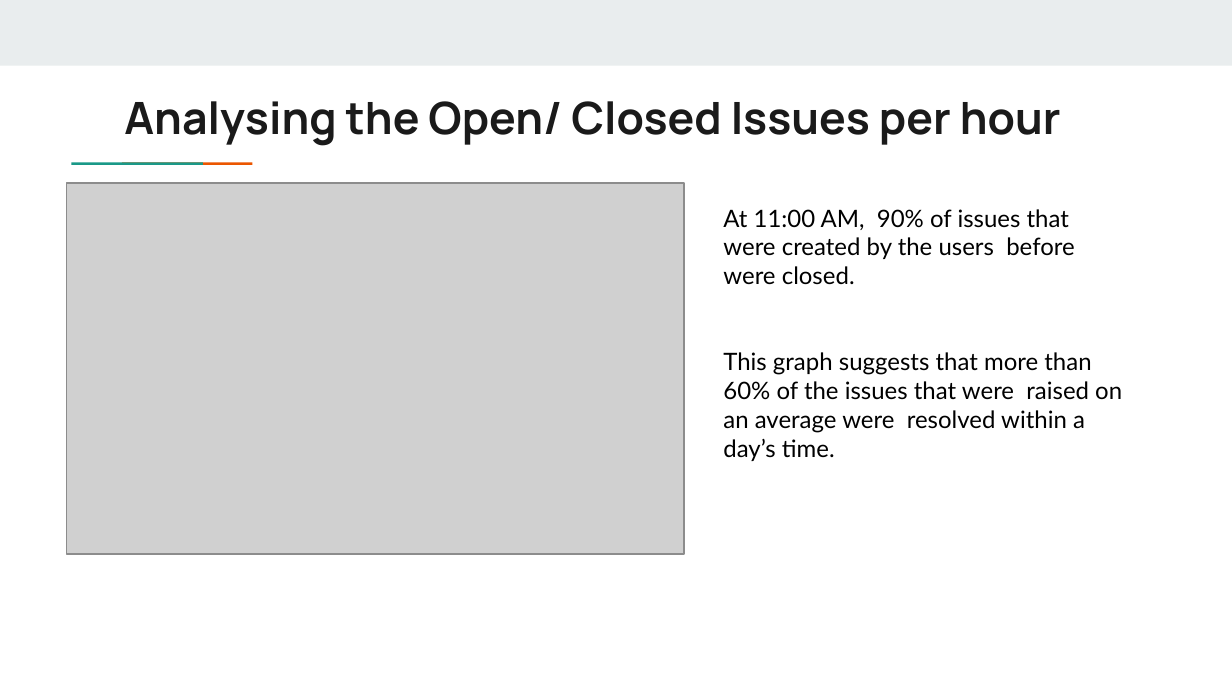
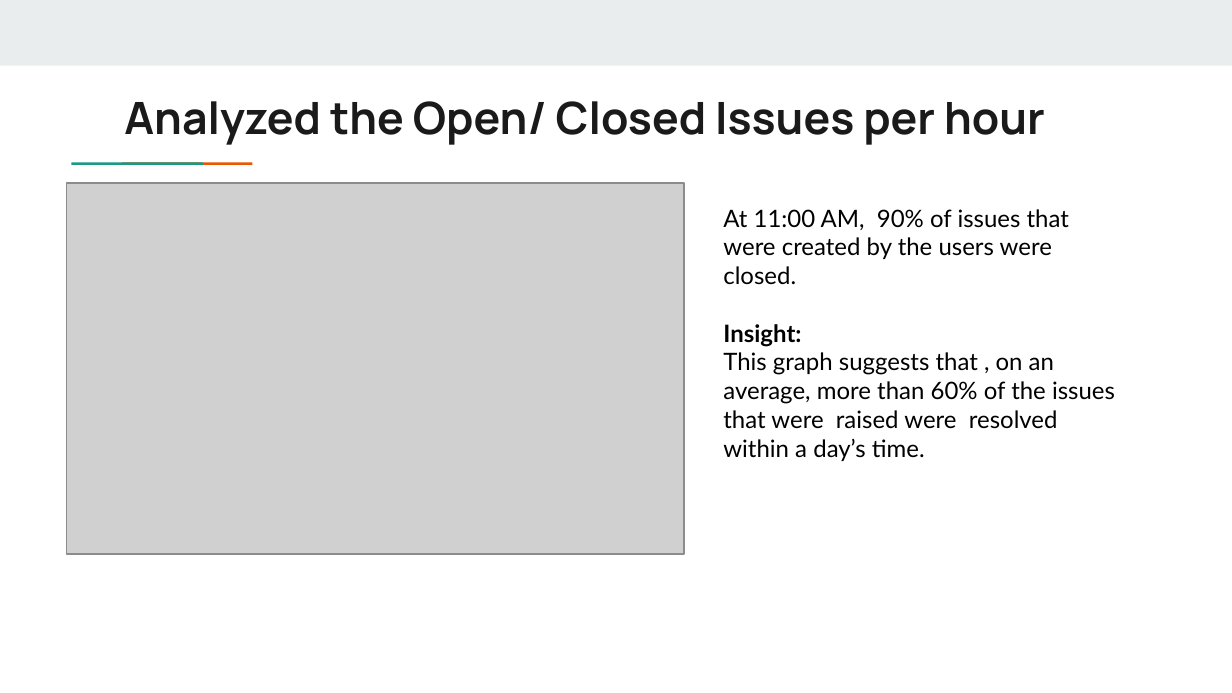
Before and after one commit to vithika-data/GHArchive-data-analysis, a slide deck: slide 4 of GHArchive Data Analysis.pptx. Drawn at 1232x693 pixels with LibreOffice and Linux fonts; fonts in the diff are those of the drawing; grey boxes stand for pictures. Boxes give left, top, right and bottom in pixels: in the first picture for what was removed or moved away, otherwise in the second. Text is boxed around its words. In the diff, an @@ line names an element or a change of style, - is before the commit and + after.

```diff
--- a/GHArchive Data Analysis.pptx
+++ b/GHArchive Data Analysis.pptx
@@ title at (124, 101, 1045, 145): text changed @@
-Analysing the Open/ Closed Issues per hour
+Analyzed the Open/ Closed Issues per hour
@@ text at (723, 209, 1115, 461): text changed @@
-At 11:00 AM, 90% of issues that were created by the users before were closed.
-This graph suggests that more than 60% of the issues that were raised on an average were resolved within a day’s time.
+At 11:00 AM, 90% of issues that were created by the users were closed.
+Insight:
+This graph suggests that , on an average, more than 60% of the issues that were raised were resolved within a day’s time.
```
Also in this commit, not shown: 3 other slides changed.
